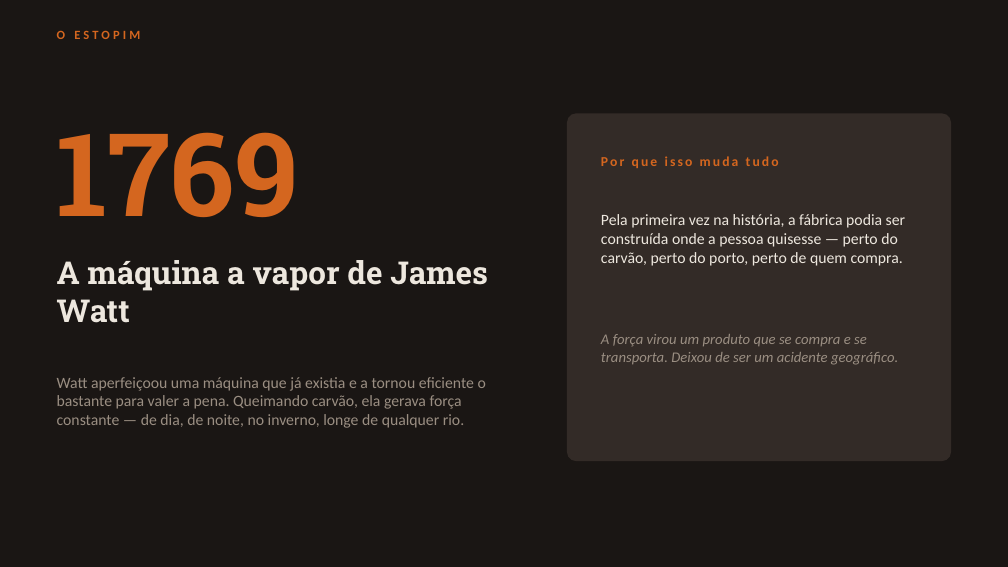
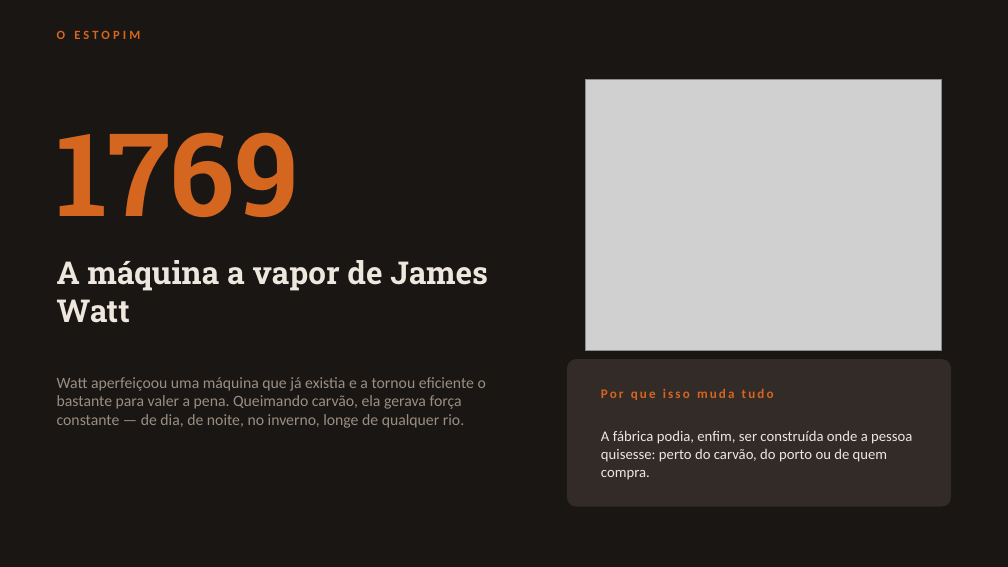
Before and after one commit to guirab734/industry, a slide deck: slide 3 of docs/primeira-revolucao-industrial.pptx. Drawn at 1008x567 pixels with LibreOffice and Linux fonts; fonts in the diff are those of the drawing; grey boxes stand for pictures. Boxes give left, top, right and bottom in pixels: in the first picture for what was removed or moved away, otherwise in the second. Text is boxed around its words. In the diff, an @@ line names an element or a change of style, - is before the commit and + after.

```diff
--- a/docs/primeira-revolucao-industrial.pptx
+++ b/docs/primeira-revolucao-industrial.pptx
@@ picture added at <box>586,79,941,350</box> @@
@@ rounded rectangle: place and size @@
-rounded rectangle at <box>567,113,951,461</box>
+rounded rectangle at <box>567,359,951,507</box>
@@ rounded rectangle at <box>567,359,951,507</box>: proportions changed @@
@@ text removed at <box>601,334,898,365</box> @@
-A força virou um produto que se compra e se transporta. Deixou de ser um acidente geográfico.
@@ text "Por que isso muda tudo": place and size @@
-text "Por que isso muda tudo" at <box>601,156,779,168</box>
+text "Por que isso muda tudo" at <box>601,389,774,400</box>
@@ text "Por que isso muda tudo" at <box>601,389,774,400</box>: size 13 to 12.5 pt @@
@@ text at <box>601,431,912,480</box>: text changed; size 15 to 14 pt @@
-Pela primeira vez na história, a fábrica podia ser construída onde a pessoa quisesse — perto do carvão, perto do porto, perto de quem compra.
+A fábrica podia, enfim, ser construída onde a pessoa quisesse: perto do carvão, do porto ou de quem compra.
```
Also in this commit, not shown: 4 other slides changed, 6 other files.
